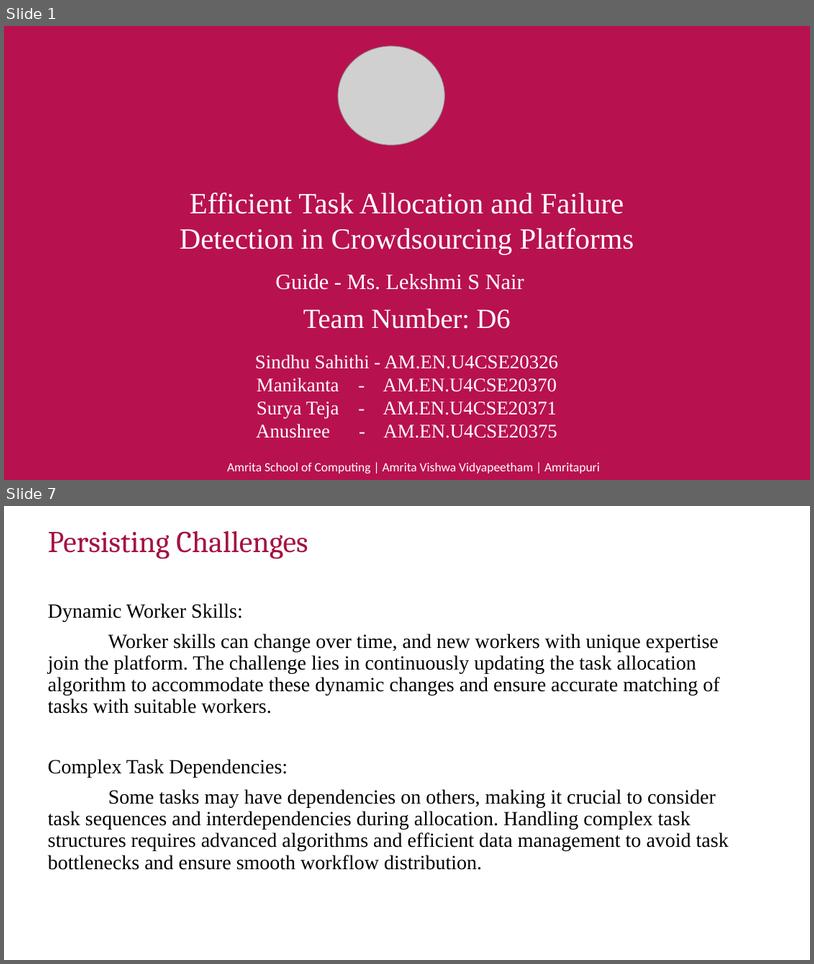
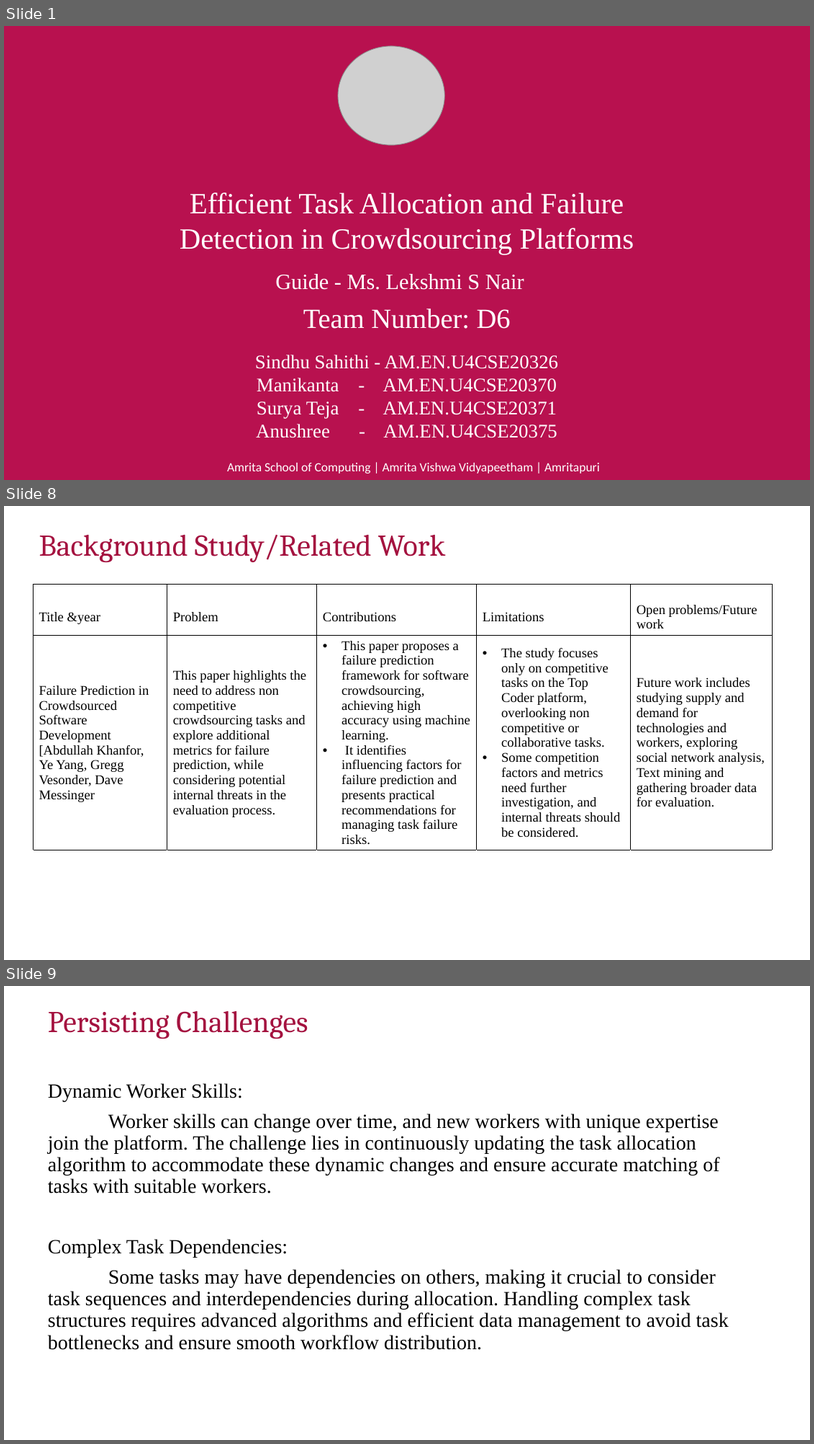
Before and after one commit to manikantathota23/Effective-Task-Allocation-and-Failure-detection, a slide deck: Documentation/First_review_D6.pptx. Shown one above the other, each under a label of ours: slides 1 and 7 before the commit, slides 1, 8 and 9 after it; the slides between them are not shown. The pictures are 814x964 and 814x1444 pixels, drawn with LibreOffice and Linux fonts; fonts in the diff are those of the drawing; grey boxes stand for pictures; background and template pictures are left out. Boxes give left, top, right and bottom in pixels: in the first picture for what was removed or moved away, otherwise in the second. Text is boxed around its words. In the diff, an @@ line names an element or a change of style, - is before the commit and + after.

```diff
--- a/Documentation/First_review_D6.pptx
+++ b/Documentation/First_review_D6.pptx
@@ slide 8 added at bbox=[4, 506, 810, 960], background #FFFFFF @@
@@ title added at bbox=[39, 534, 445, 563], 36 pt, text #A4123F @@
+Background Study/Related Work
@@ table added at bbox=[33, 584, 774, 908], 3 rows, 5 columns @@
+Title &year | Problem | Contributions | Limitations | Open problems/Future work
+Failure Prediction in Crowdsourced Software Development [Abdullah Khanfor, Ye Yang, Gregg Vesonder, Dave Messinger | This paper highlights the need to address non competitive crowdsourcing tasks and explore additional metrics for failure prediction, while considering potential internal threats in the evaluation process. | This paper proposes a failure prediction framework for software crowdsourcing, achieving high accuracy using machine learning. / It identifies influencing factors for failure prediction and presents practical recommendations for managing task failure risks. | The study focuses only on competitive tasks on the Top Coder platform, overlooking non competitive or collaborative tasks. / Some competition factors and metrics need further investigation, and internal threats should be considered. | Future work includes studying supply and demand for technologies and workers, exploring social network analysis, Text mining and gathering broader data for evaluation.
+ |  |  |  | 
@@ what was slide 7 is now slide 9 @@
```
Also in this commit, not shown: 9 slides changed, 1 other slide added, 1 other file.
